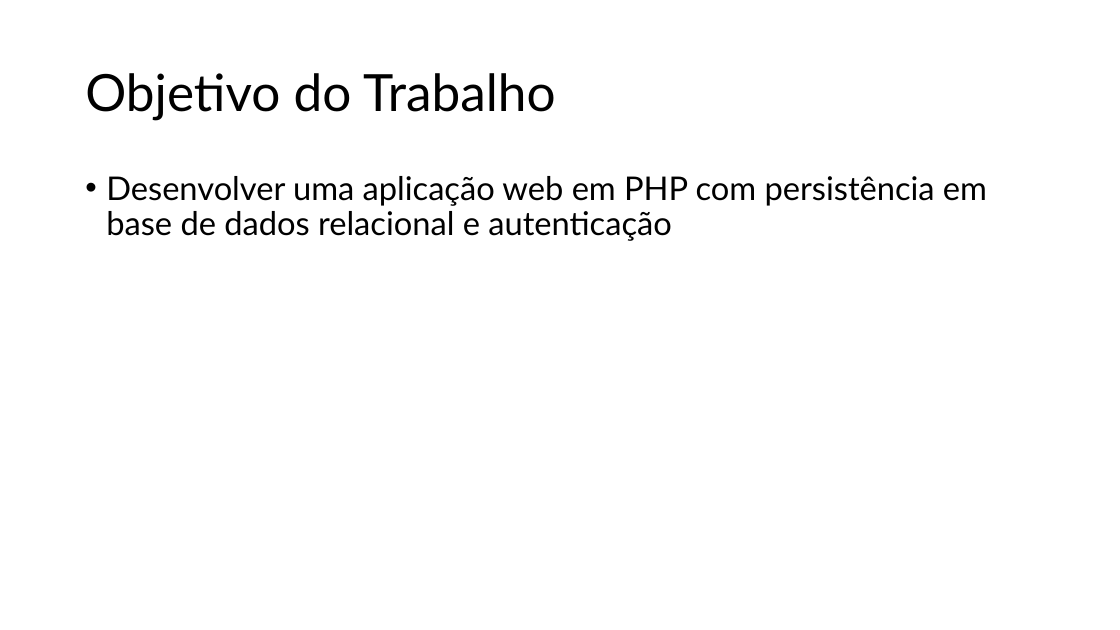
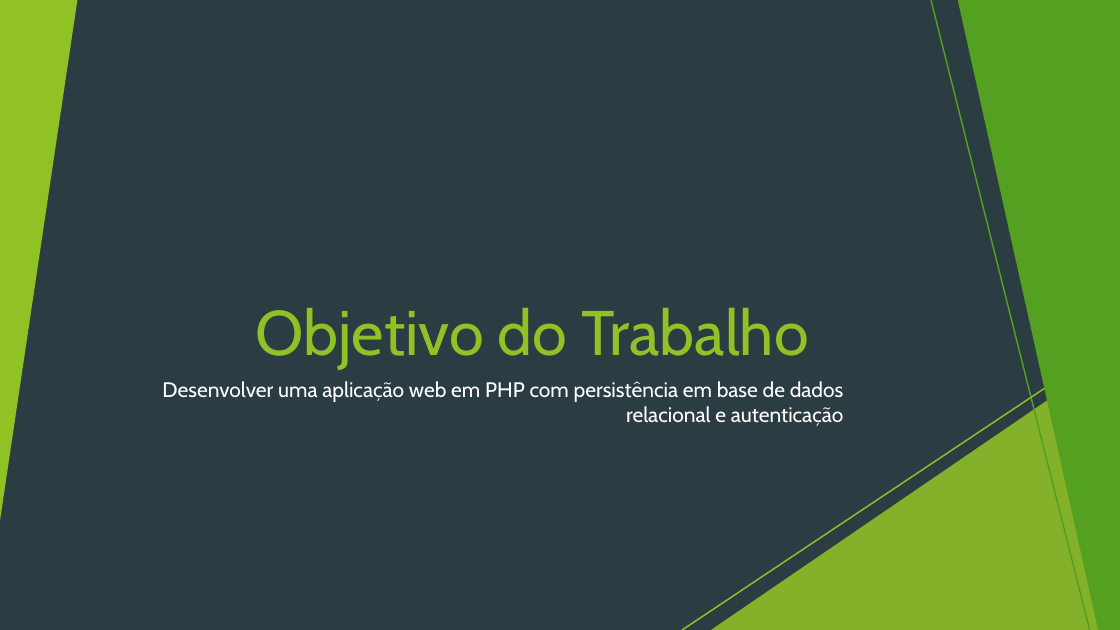
Before and after one commit to DavidMacieira/Gestao-Alunos, a slide deck: slide 2 of TP.pptx. Drawn at 1120x630 pixels with LibreOffice and Linux fonts; fonts in the diff are those of the drawing. Boxes give left, top, right and bottom in pixels: in the first picture for what was removed or moved away, otherwise in the second. Text is boxed around its words. In the diff, an @@ line names an element or a change of style, - is before the commit and + after.

```diff
--- a/TP.pptx
+++ b/TP.pptx
@@ background #FFFFFF to #2C3C43 @@
@@ group added at box(0, 0, 1120, 630): 5 freeform shapes, 3 triangles, 2 lines @@
@@ rectangle added at box(0, 0, 1120, 630), fill #2C3C43 @@
@@ triangle added at box(0, 0, 77, 521), fill #90C226 @@
@@ line added from (931, 0) to (1090, 630), #54A021 1.25 pt @@
@@ freeform shape added at box(958, 0, 1120, 630), fill #54A021 @@
@@ title "Objetivo do Trabalho": place and size @@
-title "Objetivo do Trabalho" at box(85, 73, 556, 120)
+title "Objetivo do Trabalho" at box(256, 308, 809, 370)
@@ title "Objetivo do Trabalho" at box(256, 308, 809, 370): size 44 to 54 pt, font Lato to Cabin, text colour #000000 to #90C226; alignment left to right; line spacing 0.9 to 1; vertical alignment middle to bottom @@
@@ line added from (1120, 339) to (682, 630), #90C226 1.25 pt @@
@@ triangle added at box(711, 351, 1120, 630), fill #90C226 at 88% opacity @@
@@ group added at box(0, 0, 1120, 630): 5 freeform shapes, 3 triangles @@
@@ text "Desenvolver uma aplicação web em ...": place and size @@
-text "Desenvolver uma aplicação web em ..." at box(106, 176, 987, 241)
+text "Desenvolver uma aplicação web em ..." at box(162, 381, 844, 426)
@@ text "Desenvolver uma aplicação web em ..." at box(162, 381, 844, 426): size 28 to 18 pt, font Lato to Cabin, text colour #000000 to #FFFFFF; alignment left to right; bullet • to none; line spacing 0.9 to 1 @@
```
Also in this commit, not shown: 2 other slides changed, 5 slides added, 5 other files.
